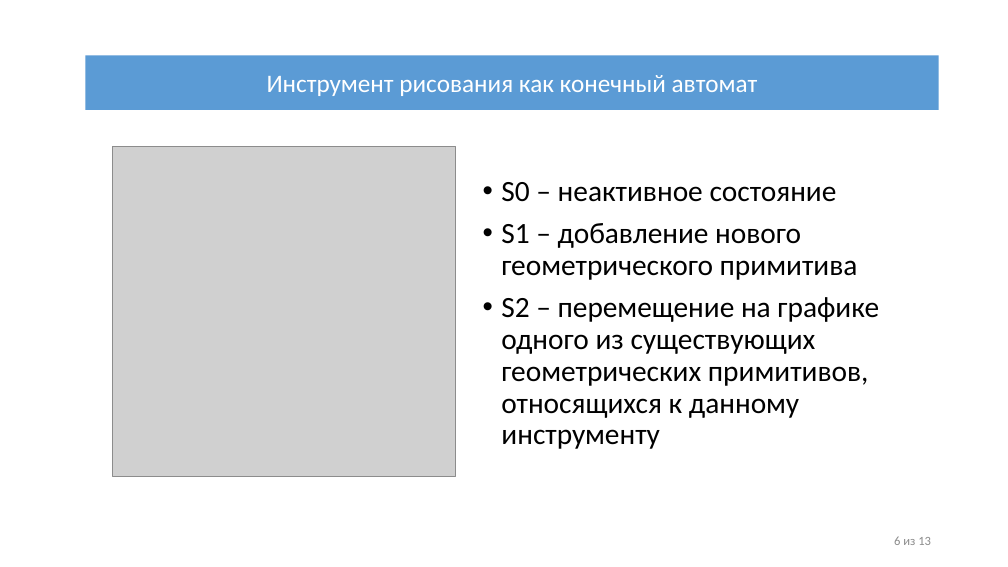
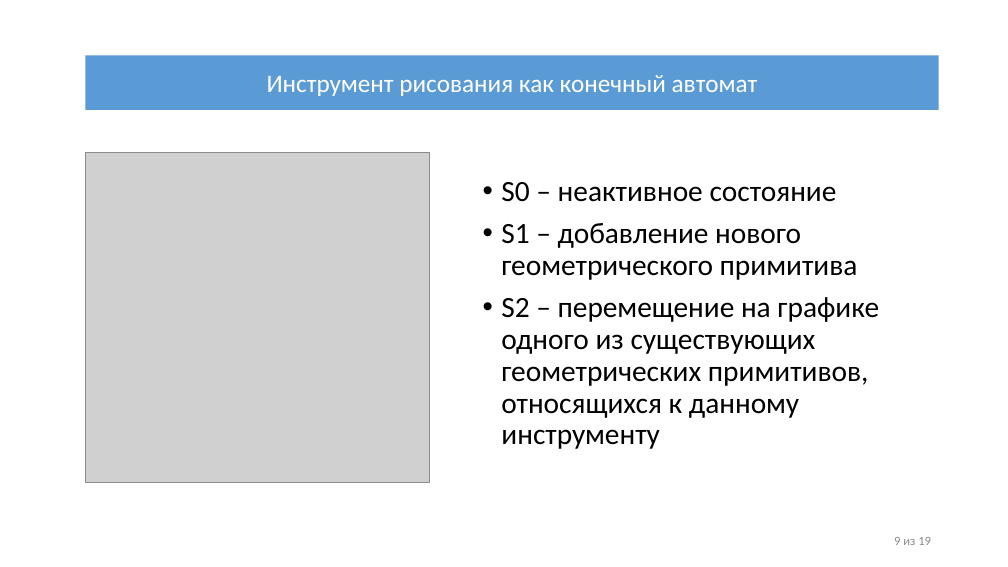
Before and after one commit to IliiaDenisov/masters-thesis, a slide deck: slide 9 of src/Презентация диплома.pptx (slide 7 before the commit). Drawn at 1008x567 pixels with LibreOffice and Linux fonts; fonts in the diff are those of the drawing; grey boxes stand for pictures. Boxes give left, top, right and bottom in pixels: in the first picture for what was removed or moved away, otherwise in the second. Text is boxed around its words. In the diff, an @@ line names an element or a change of style, - is before the commit and + after.

```diff
--- a/src/Презентация диплома.pptx
+++ b/src/Презентация диплома.pptx
@@ picture: place and size @@
-picture at <box>112,146,456,476</box>
+picture at <box>85,153,430,483</box>
@@ text at <box>894,537,931,545</box>: text changed @@
-6 из 13
+9 из 19
```
Also in this commit, not shown: 13 other slides changed, 4 slides added, 2 slides removed.
